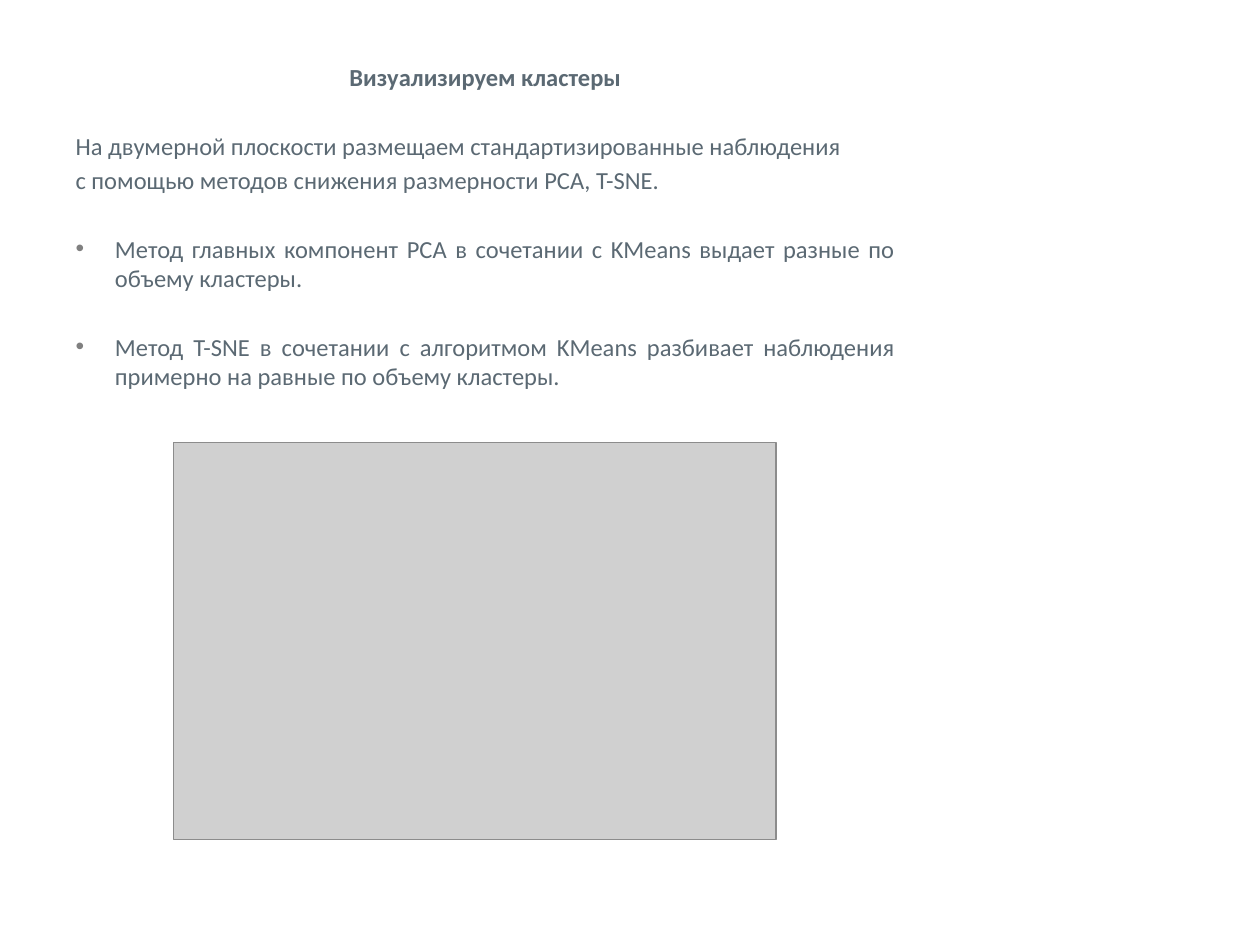
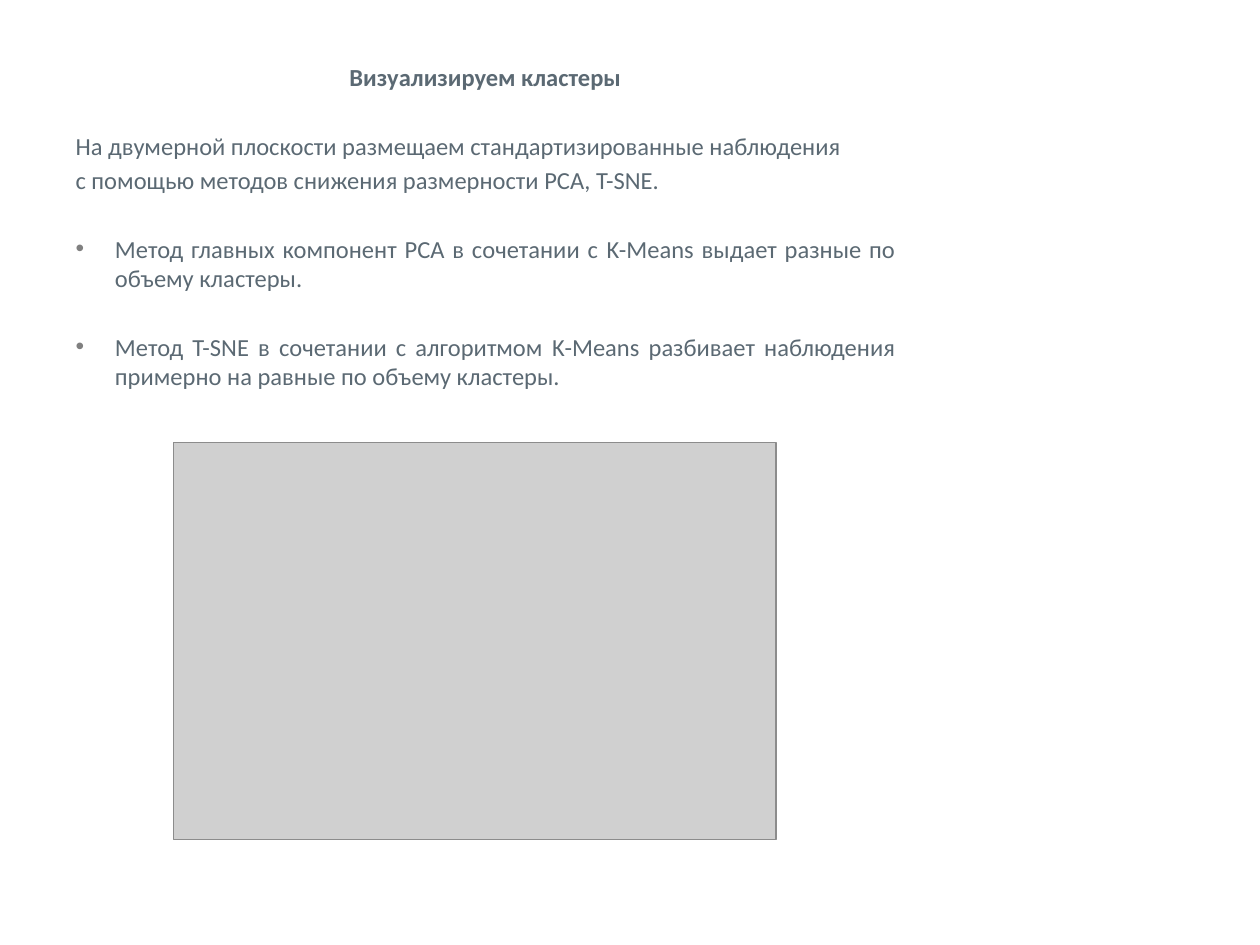
Before and after one commit to Viktoriia2020/Viktoriia, a slide deck: slide 12 of Презентация проекта.pptx. Drawn at 1260x945 pixels with LibreOffice and Linux fonts; fonts in the diff are those of the drawing; grey boxes stand for pictures; background and template pictures are left out. Boxes give left, top, right and bottom in pixels: in the first picture for what was removed or moved away, otherwise in the second. Text is boxed around its words. In the diff, an @@ line names an element or a change of style, - is before the commit and + after.

```diff
--- a/Презентация проекта.pptx
+++ b/Презентация проекта.pptx
@@ text at (115, 242, 895, 389): text changed @@
-• Метод главных компонент PCA в сочетании с KMeans выдает разные по объему кластеры.
-• Метод T-SNE в сочетании с алгоритмом KMeans разбивает наблюдения примерно на равные по объему кластеры.
+• Метод главных компонент PCA в сочетании с K-Means выдает разные по объему кластеры.
+• Метод T-SNE в сочетании с алгоритмом K-Means разбивает наблюдения примерно на равные по объему кластеры.
```
Also in this commit, not shown: 10 other slides changed, 1 slide added, 1 slide removed.
